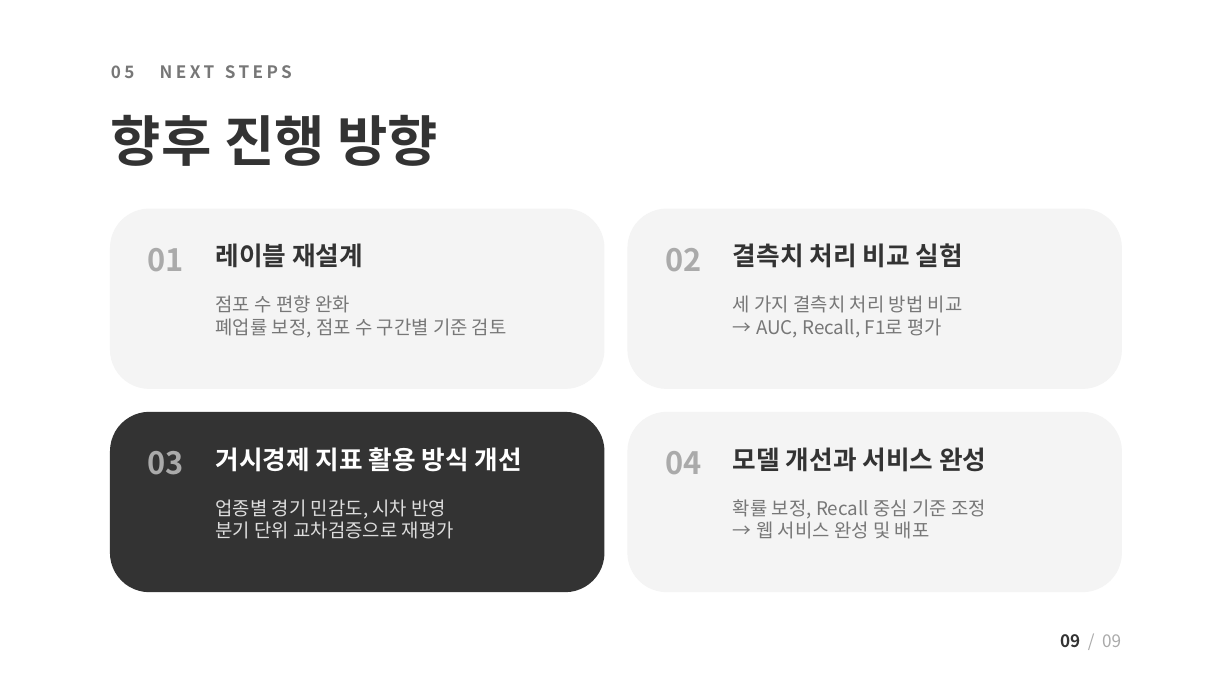
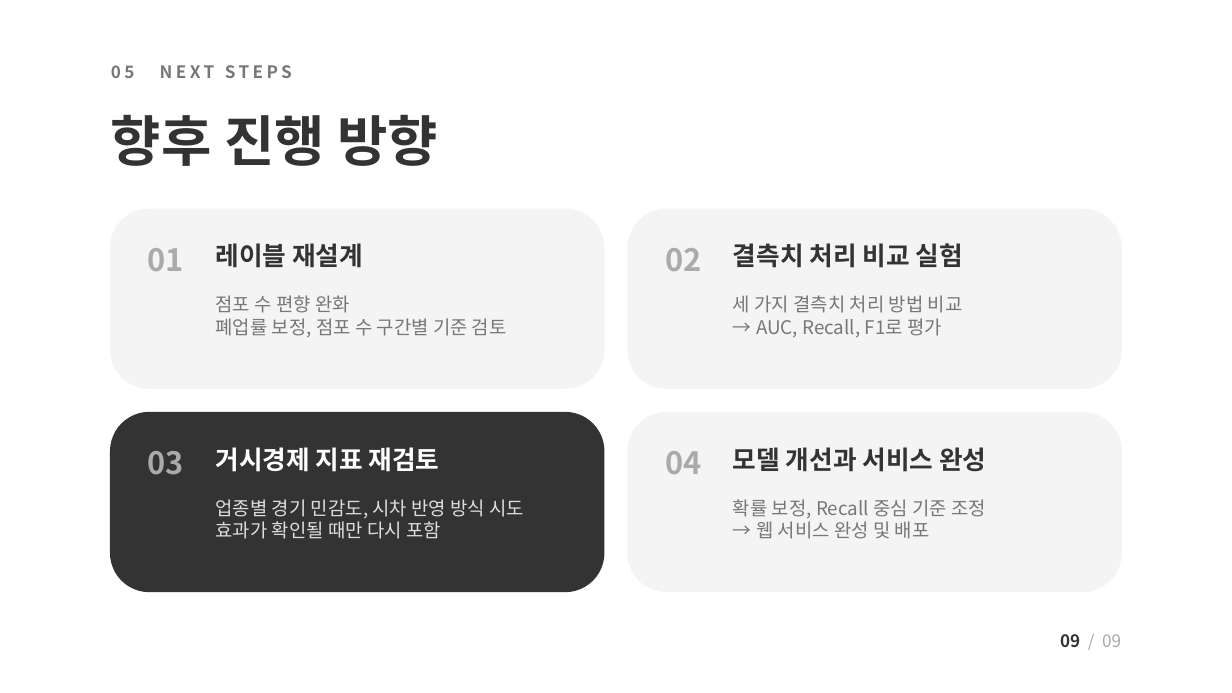
Before and after one commit to JungUihyun/biz-risk-predictor, a slide deck: slide 9 of docs/presentation/biz-risk-predictor_mid2_public.pptx. Drawn at 1232x693 pixels with LibreOffice and Linux fonts; fonts in the diff are those of the drawing. Boxes give left, top, right and bottom in pixels: in the first picture for what was removed or moved away, otherwise in the second. Text is boxed around its words. In the diff, an @@ line names an element or a change of style, - is before the commit and + after.

```diff
--- a/docs/presentation/biz-risk-predictor_mid2_public.pptx
+++ b/docs/presentation/biz-risk-predictor_mid2_public.pptx
@@ text at (x1=216, y1=447, x2=440, y2=472): text changed @@
-거시경제 지표 활용 방식 개선
+거시경제 지표 재검토
@@ text at (x1=216, y1=499, x2=524, y2=539): text changed @@
-업종별 경기 민감도, 시차 반영
-분기 단위 교차검증으로 재평가
+업종별 경기 민감도, 시차 반영 방식 시도
+효과가 확인될 때만 다시 포함
```
Also in this commit, not shown: 7 other slides changed, 11 other files.
